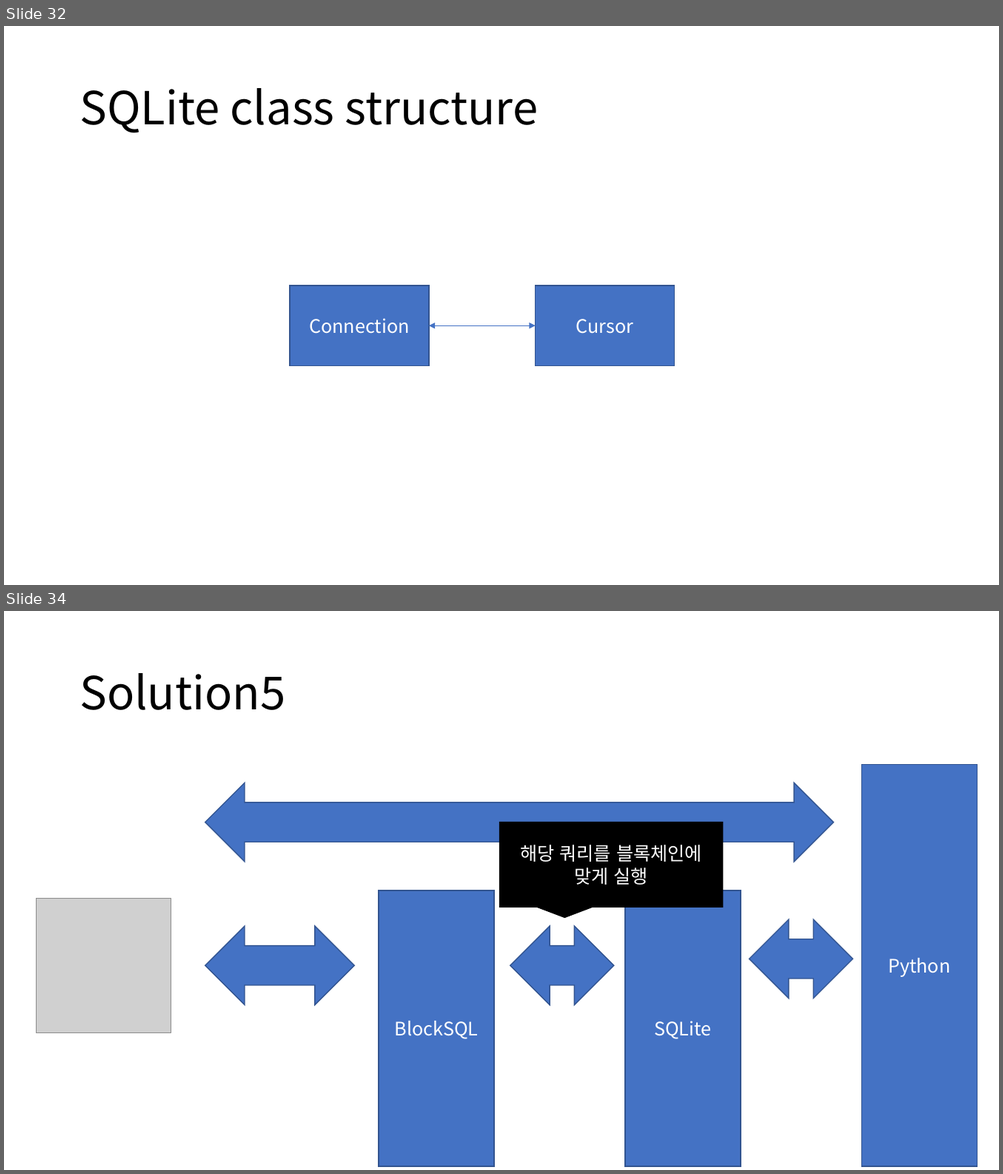
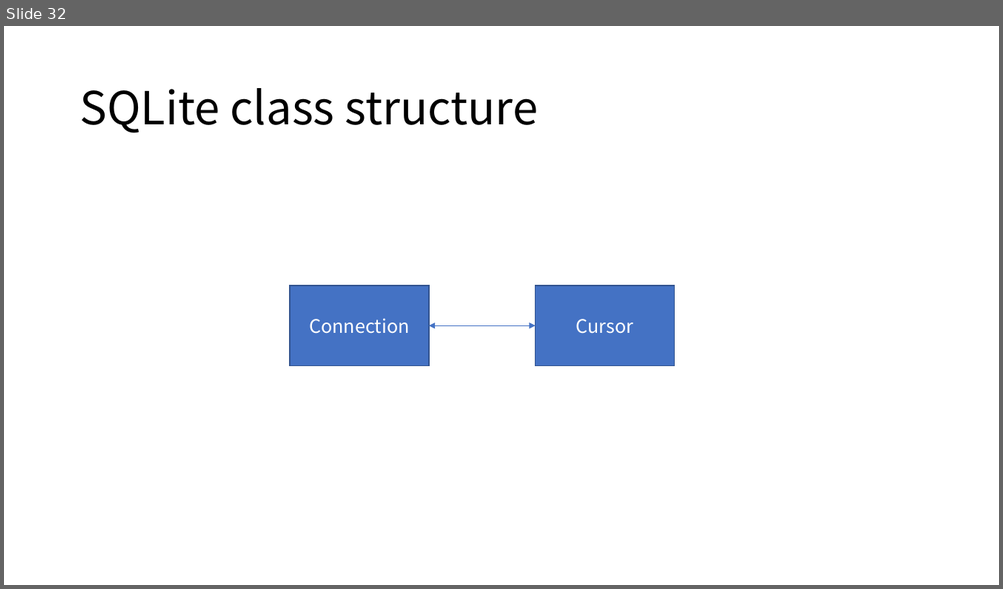
Before and after one commit to hslee1539/blockSQL, a slide deck: 컨셉.pptx. Shown one above the other, each under a label of ours: slides 32 and 34 before the commit, slide 32 after it; the slides between them are not shown. The pictures are 1003x1174 and 1003x589 pixels, drawn with LibreOffice and Linux fonts; fonts in the diff are those of the drawing; grey boxes stand for pictures. Boxes give left, top, right and bottom in pixels: in the first picture for what was removed or moved away, otherwise in the second. Text is boxed around its words. In the diff, an @@ line names an element or a change of style, - is before the commit and + after.

```diff
--- a/컨셉.pptx
+++ b/컨셉.pptx
@@ slide 34 removed at (4,611,999,1170), background #FFFFFF @@
@@ title removed at (79,673,285,710) @@
-Solution5
@@ rectangle removed at (861,765,977,1167) @@
-Python
@@ left right arrow removed at (205,783,834,862) @@
@@ speech box removed at (499,822,723,907) @@
-해당 쿼리를 블록체인에 맞게 실행
@@ picture removed at (36,898,171,1034) @@
@@ rectangle removed at (378,891,494,1167) @@
-BlockSQL
@@ rectangle removed at (625,891,740,1167) @@
-SQLite
@@ left right arrow removed at (749,920,853,999) @@
@@ left right arrow removed at (205,926,355,1005) @@
@@ left right arrow removed at (510,926,614,1005) @@
```
Also in this commit, not shown: 1 slide changed, 30 other slides removed, 21 other files.
